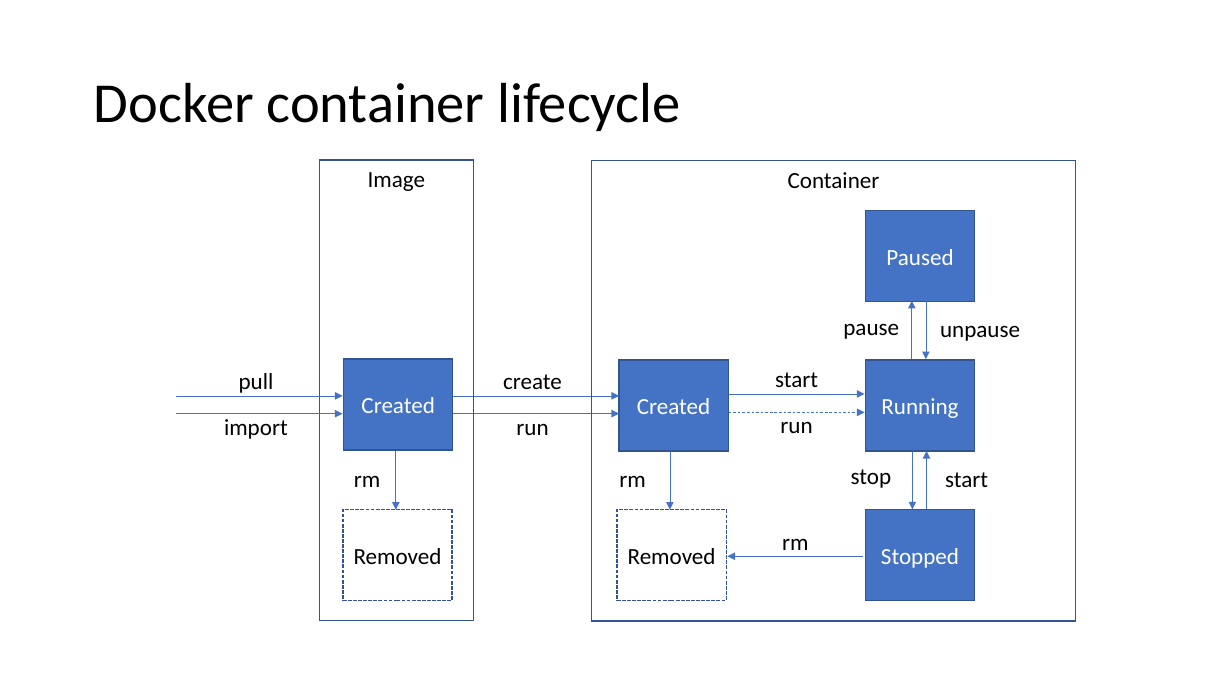
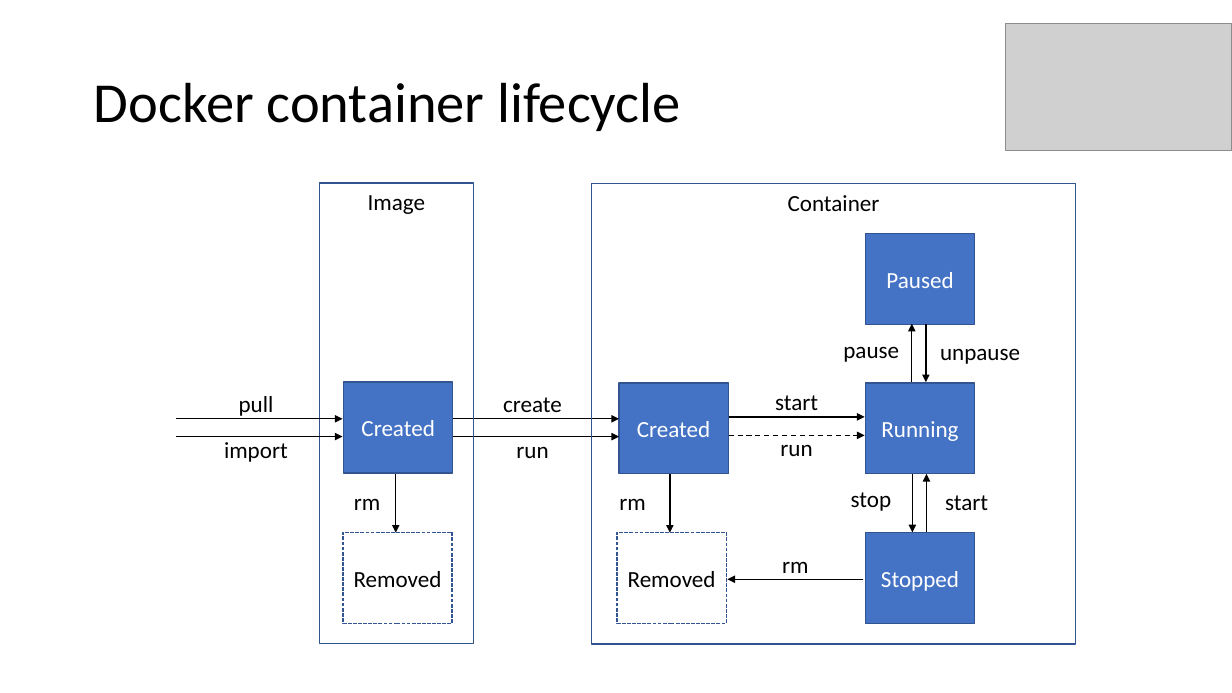
Before and after one commit to aljazsim/docker-masterclass-examples, a slide deck: slide 27 of Docker Masterclass.pptx. Drawn at 1232x693 pixels with LibreOffice and Linux fonts; fonts in the diff are those of the drawing; grey boxes stand for pictures. Boxes give left, top, right and bottom in pixels: in the first picture for what was removed or moved away, otherwise in the second. Text is boxed around its words. In the diff, an @@ line names an element or a change of style, - is before the commit and + after.

```diff
--- a/Docker Masterclass.pptx
+++ b/Docker Masterclass.pptx
@@ picture added at bbox=[1006, 23, 1231, 151] @@
@@ arrow (912, 383) - (912, 323): stroke #4472C4 0.5 pt to #000000 1 pt @@
@@ 2 texts, 2 arrows, 1 rectangle: place and size @@
-2 texts, 2 arrows, 1 rectangle at bbox=[592, 161, 1076, 622]
+2 texts, 2 arrows, 1 rectangle at bbox=[592, 183, 1076, 644]
@@ arrow (926, 323) - (926, 383): stroke #4472C4 0.5 pt to #000000 1 pt @@
@@ arrow (177, 419) - (343, 419): stroke #4472C4 0.5 pt to #000000 1 pt @@
@@ arrow (453, 419) - (619, 419): stroke #4472C4 0.5 pt to #000000 1 pt @@
@@ arrow (729, 417) - (865, 417): stroke #4472C4 0.5 pt to #000000 1 pt @@
@@ arrow (177, 437) - (343, 437): stroke #4472C4 0.5 pt to #000000 1 pt @@
@@ arrow (453, 437) - (619, 437): stroke #4472C4 0.5 pt to #000000 1 pt @@
@@ arrow (729, 435) - (865, 435): stroke #4472C4 0.5 pt dashed to #000000 1 pt dashed @@
@@ 11 texts, 11 arrows, 8 rectangles: place and size @@
-11 texts, 11 arrows, 8 rectangles at bbox=[177, 160, 988, 621]
+11 texts, 11 arrows, 8 rectangles at bbox=[177, 183, 988, 644]
@@ arrow (396, 474) - (396, 532): stroke #4472C4 0.5 pt to #000000 1 pt @@
@@ arrow (670, 474) - (670, 532): stroke #4472C4 0.5 pt to #000000 1 pt @@
@@ arrow (913, 474) - (913, 532): stroke #4472C4 0.5 pt to #000000 1 pt @@
@@ arrow (927, 532) - (927, 474): stroke #4472C4 0.5 pt to #000000 1 pt @@
@@ arrow (863, 579) - (727, 579): stroke #4472C4 0.5 pt to #000000 1 pt @@
```
Also in this commit, not shown: 57 other slides changed.
